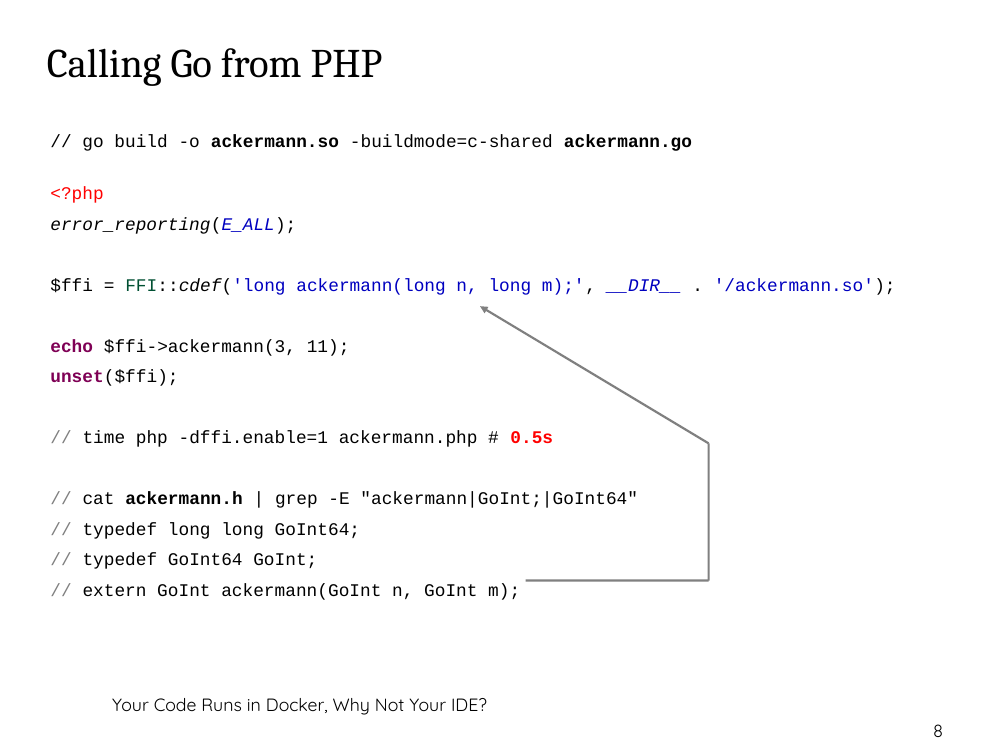
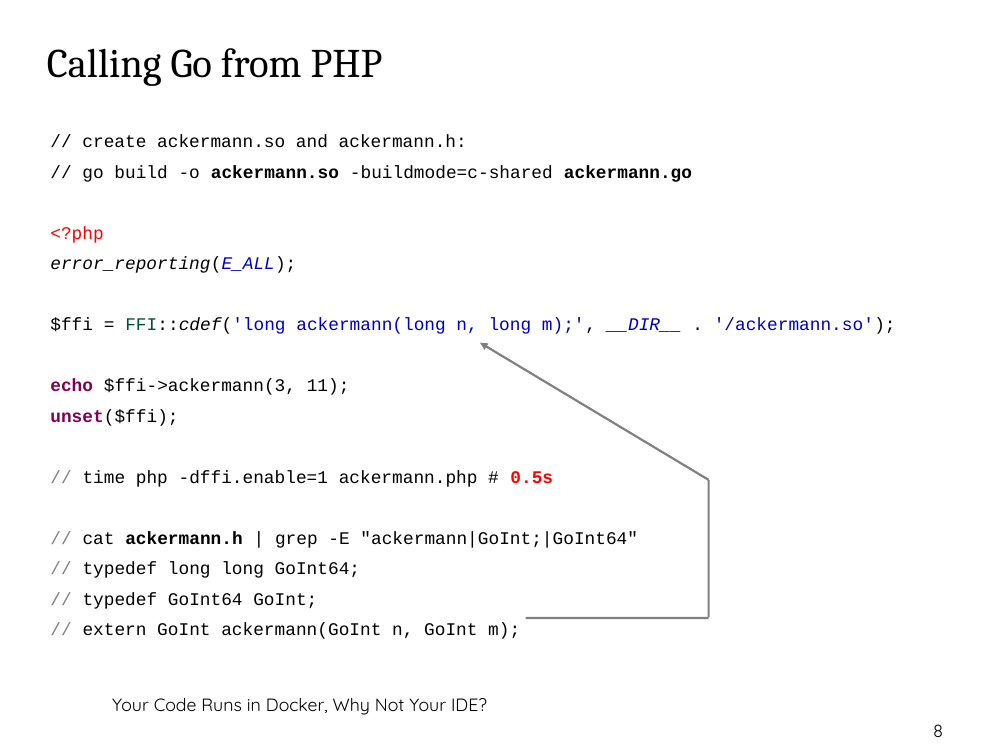
Before and after one commit to thomasbley/php-go-integration, a slide deck: slide 8 of getting_started_with_php_ffi.odp. Drawn at 1008x756 pixels with LibreOffice and Linux fonts; fonts in the diff are those of the drawing; background and template pictures are left out. Boxes give left, top, right and bottom in pixels: in the first picture for what was removed or moved away, otherwise in the second. Text is boxed around its words. In the diff, an @@ line names an element or a change of style, - is before the commit and + after.

```diff
--- a/getting_started_with_php_ffi.odp
+++ b/getting_started_with_php_ffi.odp
@@ text at (x1=82, y1=135, x2=467, y2=148): paragraph added @@
+// create ackermann.so and ackermann.h:
@@ 2 lines, 1 arrow moved together from (x1=480, y1=306, x2=709, y2=581) to (x1=480, y1=343, x2=709, y2=618) @@
```
Also in this commit, not shown: 2 other slides changed, 4 slides added, 1 other file.
